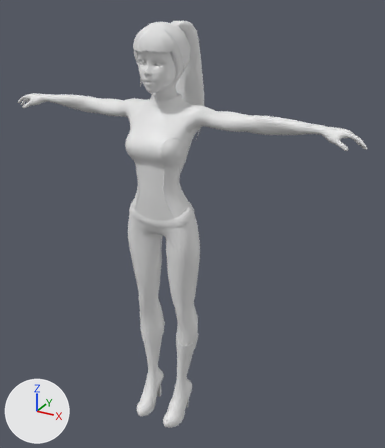
The FBX model Assets/AllAboutLips/_Models/CharacterFemale1/CharacterRigged_02 new.fbx, before and after one commit.
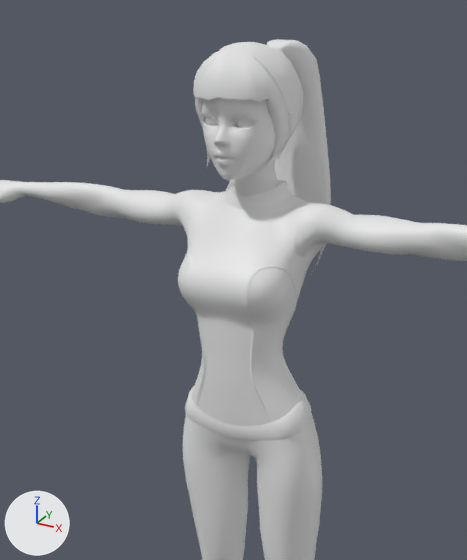
Each version appears first whole from a camera (50 mm lens) standing at (0.885, -1.412, 1.513) and looking at (0.055, 0.097, 0.758), and next in a close-up on the part from 9% to 71% of the width and 0% to 65% of the height. Arrows for +X, +Y and +Z are at lower left; the lights stay in place. Materials are left out; every surface is plain grey. Where no turn or scale is listed for an object, it has been applied to the vertices.

In view in the first close-up: 'Hairstyle3', 'Head', 'Outfit5'.
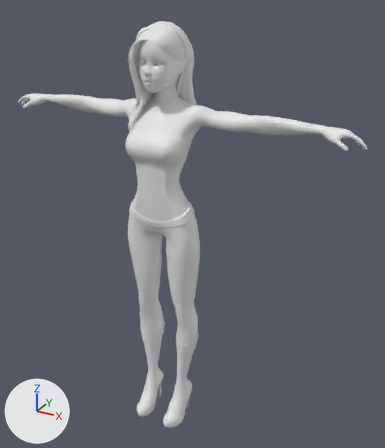
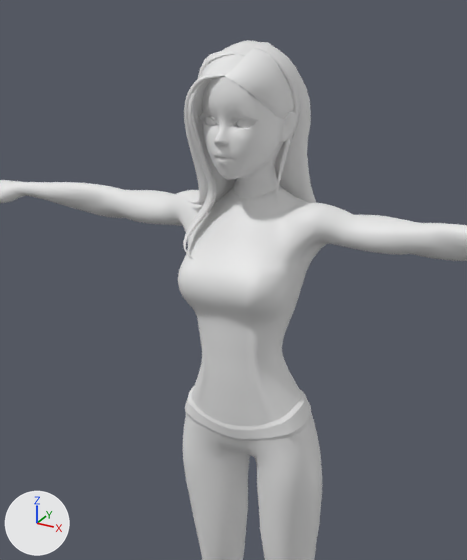
Where the newer file only moved an object's origin or applied its transform, the numbers keep the older frame.

Location of each change, [x1, y1, x2, y2] in pixels of the close-ups (467 x 560 px):
'Hairstyle3', deleted
    before: [193, 39, 331, 275]
'Hairstyle2', added
    after: [183, 40, 316, 259]

The change, as a diff of the scene's bpy script:
```diff
--- a/Assets/AllAboutLips/_Models/CharacterFemale1/CharacterRigged_02 new.fbx.py
+++ b/Assets/AllAboutLips/_Models/CharacterFemale1/CharacterRigged_02 new.fbx.py
@@ me_hairstyle2_001 @@
+me_hairstyle2_001.from_pydata(...)  # 1011 vertices, 941 faces; spans x -0.086..0.097, y -0.091..0.12, z -0.217..0.149
@@ ob_hairstyle3 @@
-ob_hairstyle3 = bpy.data.objects.new('Hairstyle3', me_hairstyle3_001)
-ob_hairstyle3.location = (0.0, 0.0, 0.0)
@@ ob_hairstyle2 @@
+ob_hairstyle2 = bpy.data.objects.new('Hairstyle2', me_hairstyle2_001)
+ob_hairstyle2.location = (-0.021, 0.009, 1.278)
```
